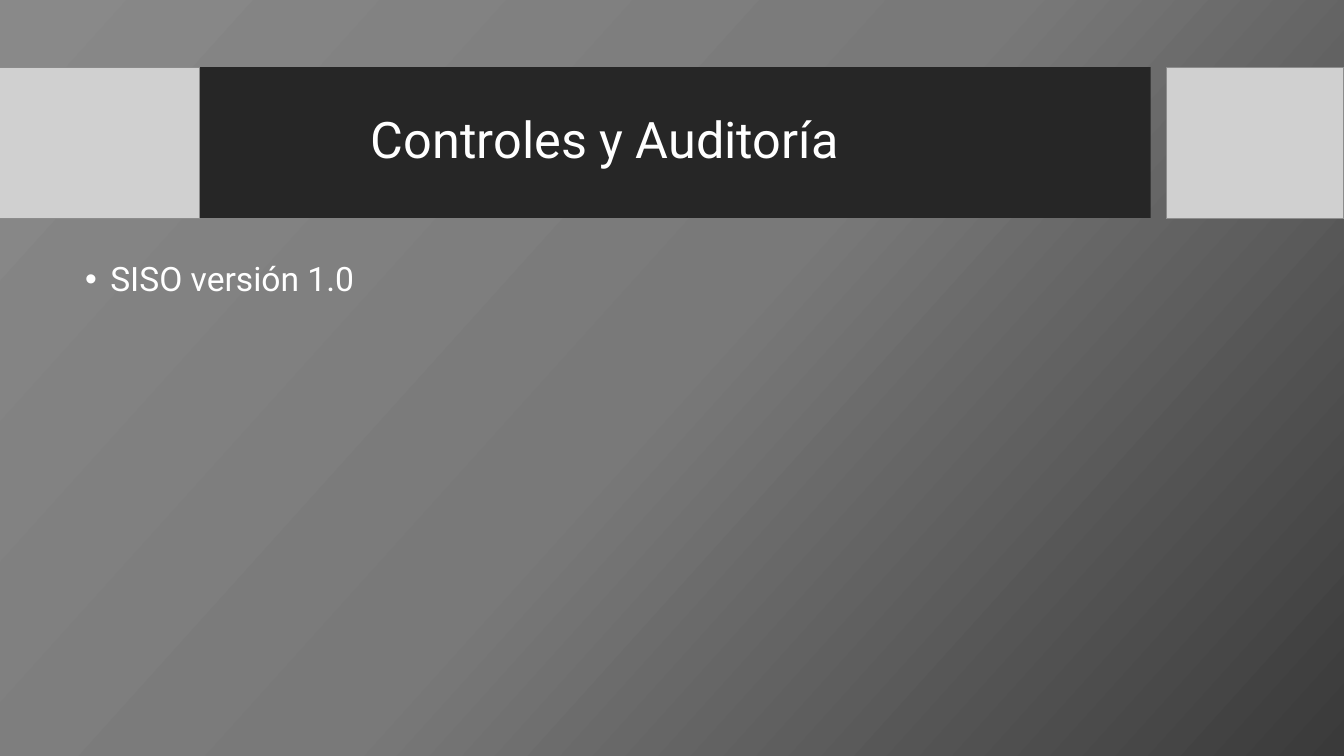
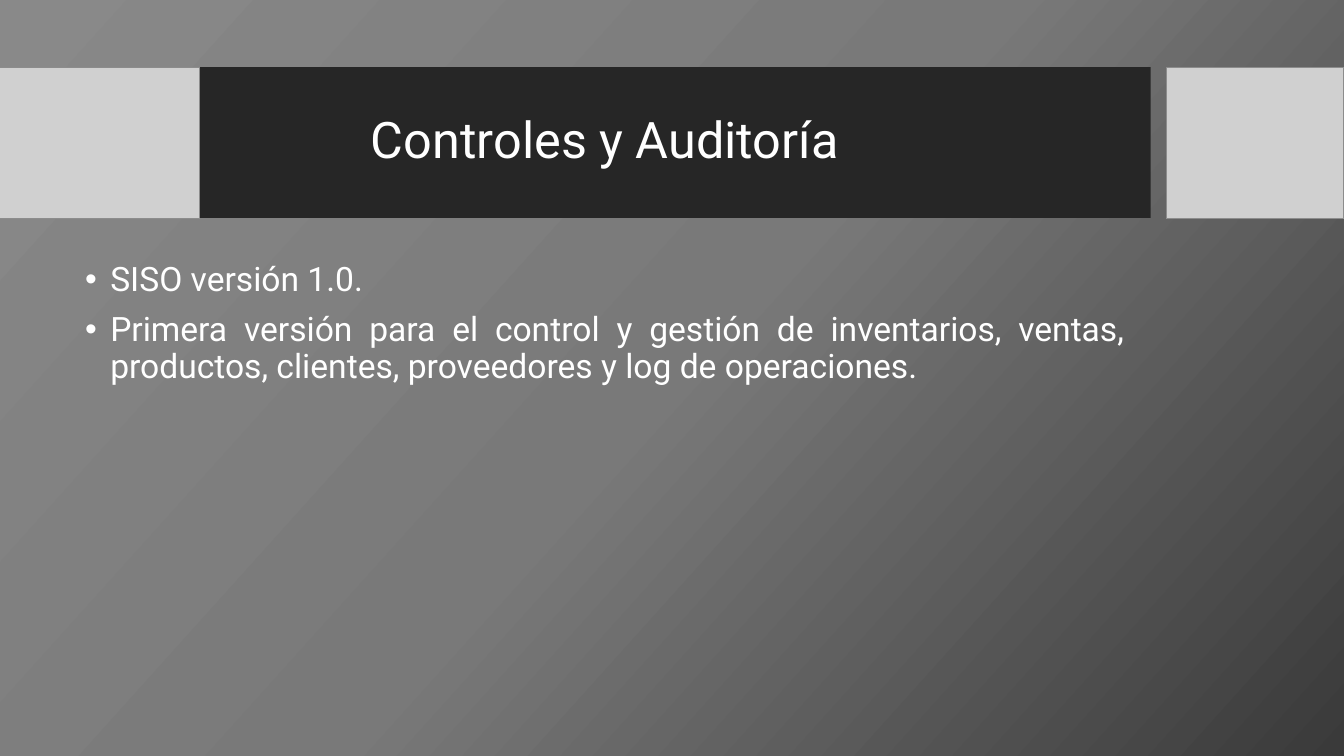
Before and after one commit to Htqa123/Proyecto, a slide deck: slide 9 of Documentacion/ProyectoSena-20201016T002747Z-001/ProyectoSena/Otros-Documentos/manual-tecnico-SISO.pptx (slide 8 before the commit). Drawn at 1344x756 pixels with LibreOffice and Linux fonts; fonts in the diff are those of the drawing; grey boxes stand for pictures; background and template pictures are left out. Boxes give left, top, right and bottom in pixels: in the first picture for what was removed or moved away, otherwise in the second. Text is boxed around its words. In the diff, an @@ line names an element or a change of style, - is before the commit and + after.

```diff
--- a/Documentacion/ProyectoSena-20201016T002747Z-001/ProyectoSena/Otros-Documentos/manual-tecnico-SISO.pptx
+++ b/Documentacion/ProyectoSena-20201016T002747Z-001/ProyectoSena/Otros-Documentos/manual-tecnico-SISO.pptx
@@ text at box(110, 266, 1124, 385): text changed @@
-• SISO versión 1.0
+• SISO versión 1.0.
+• Primera versión para el control y gestión de inventarios, ventas, productos, clientes, proveedores y log de operaciones.
```
Also in this commit, not shown: 4 other slides changed, 1 slide added, 17 other files.
